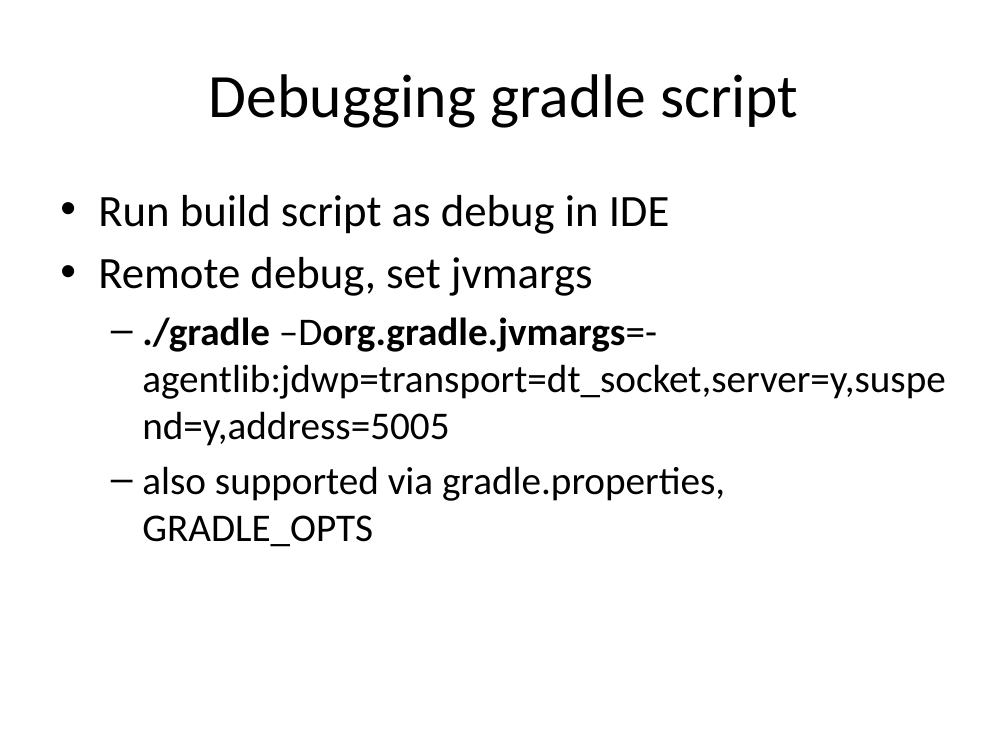
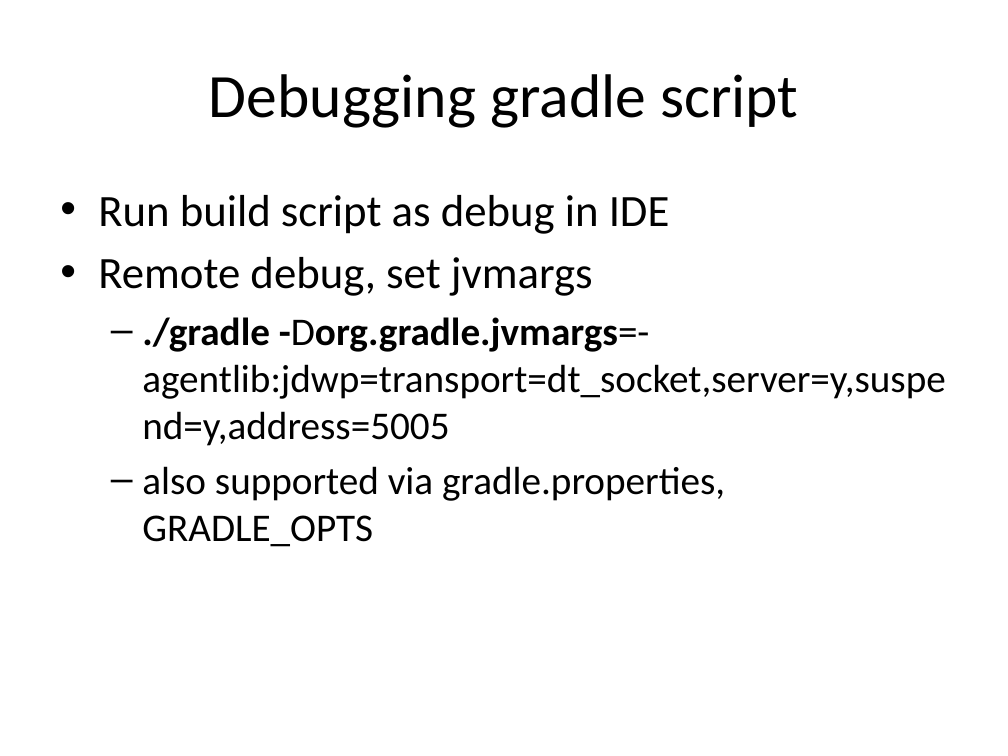
Before and after one commit to alaczynski/gradle-intoducion, a slide deck: slide 24 of Introduction to Gradle.pptx. Drawn at 1008x756 pixels with LibreOffice and Linux fonts; fonts in the diff are those of the drawing. Boxes give left, top, right and bottom in pixels: in the first picture for what was removed or moved away, otherwise in the second. Text is boxed around its words. In the diff, an @@ line names an element or a change of style, - is before the commit and + after.

```diff
--- a/Introduction to Gradle.pptx
+++ b/Introduction to Gradle.pptx
@@ text at <box>142,317,945,446</box>: text changed @@
-  – ./gradle –Dorg.gradle.jvmargs=-agentlib:jdwp=transport=dt_socket,server=y,suspend=y,address=5005
+  – ./gradle -Dorg.gradle.jvmargs=-agentlib:jdwp=transport=dt_socket,server=y,suspend=y,address=5005
```
Also in this commit, not shown: 4 other slides changed, 3 other files.
